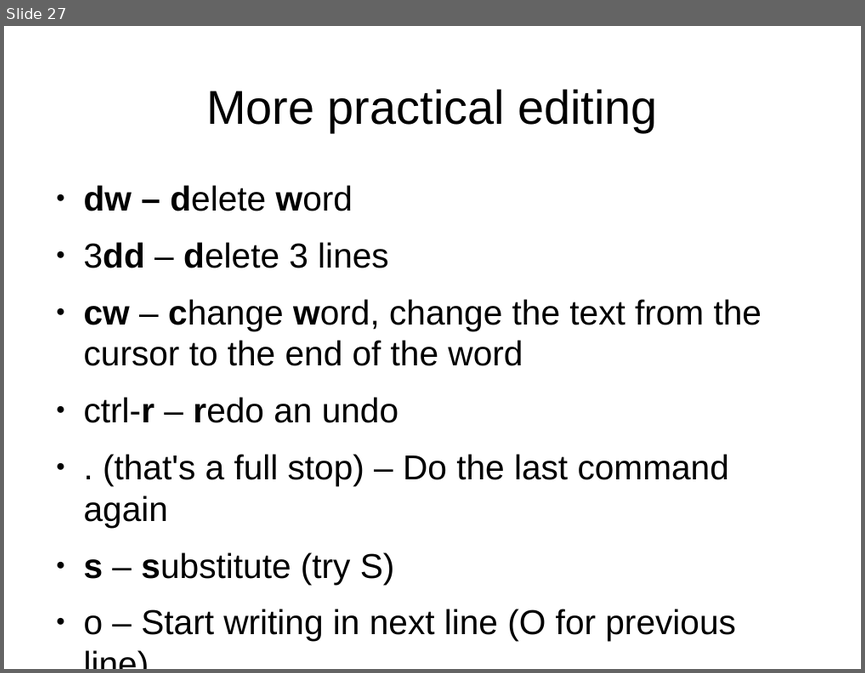
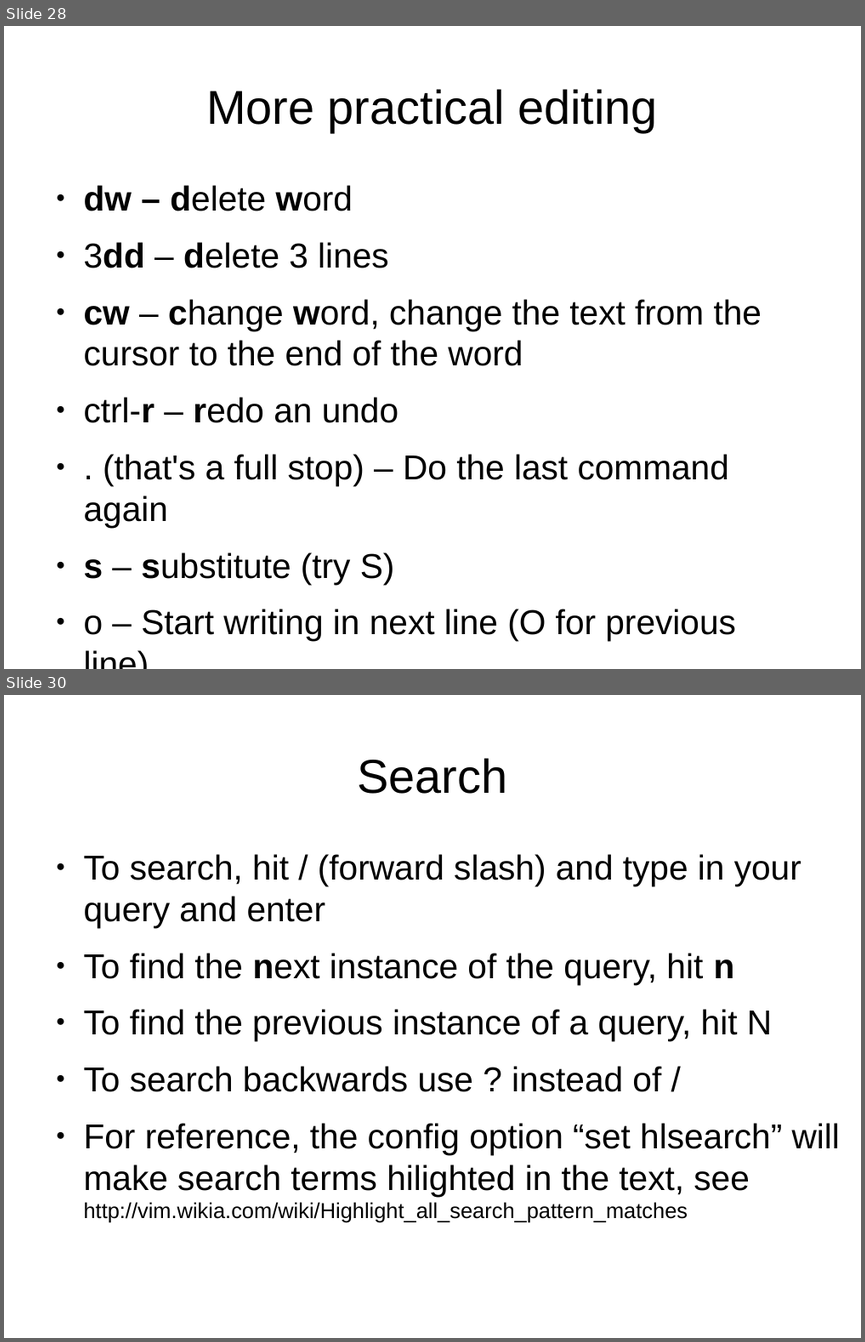
Before and after one commit to mikesligo/Vimtorial, a slide deck: Beginner pres.odp. Shown one above the other, each under a label of ours: slide 27 before the commit, slides 28 and 30 after it; the slides between them are not shown. The pictures are 865x673 and 865x1342 pixels, drawn with LibreOffice and Linux fonts; fonts in the diff are those of the drawing. Boxes give left, top, right and bottom in pixels: in the first picture for what was removed or moved away, otherwise in the second. Text is boxed around its words. In the diff, an @@ line names an element or a change of style, - is before the commit and + after.

```diff
--- a/Beginner pres.odp
+++ b/Beginner pres.odp
@@ slide 30 added at bbox=[4, 695, 861, 1338], background #FFFFFF @@
@@ title added at bbox=[357, 758, 507, 794], 44 pt, text #000000 @@
+Search
@@ text added at bbox=[84, 854, 840, 1223], 32 pt, text #000000 @@
+● To search, hit / (forward slash) and type in your query and enter
+● To find the next instance of the query, hit n
+● To find the previous instance of a query, hit N
+● To search backwards use ? instead of /
+● For reference, the config option “set hlsearch” will make search terms hilighted in the text, see http://vim.wikia.com/wiki/Highlight_all_search_pattern_matches
@@ what was slide 27 is now slide 28 @@
```
Also in this commit, not shown: 1 slide changed, 4 other slides added, 1 other file.
